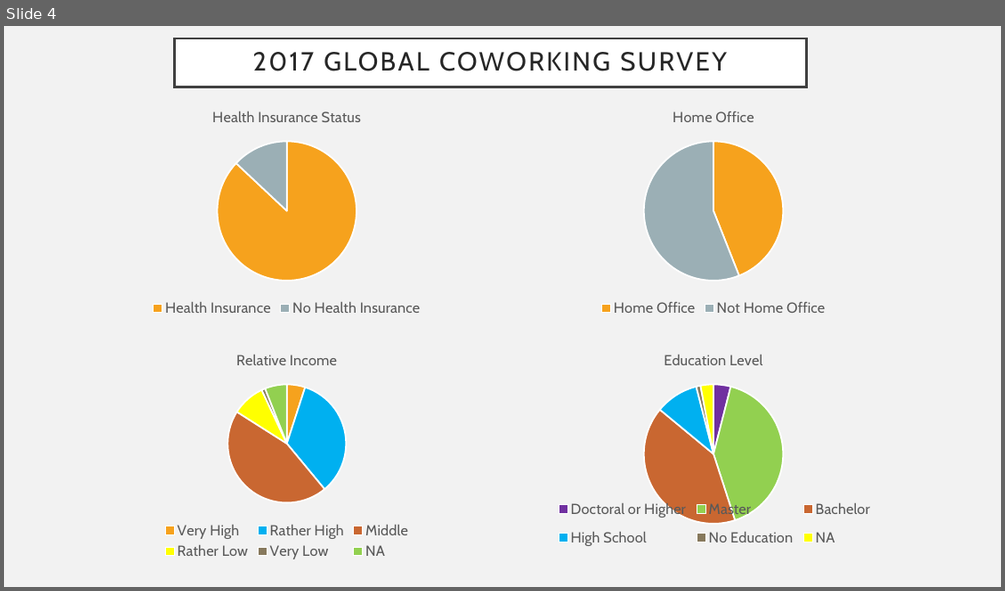
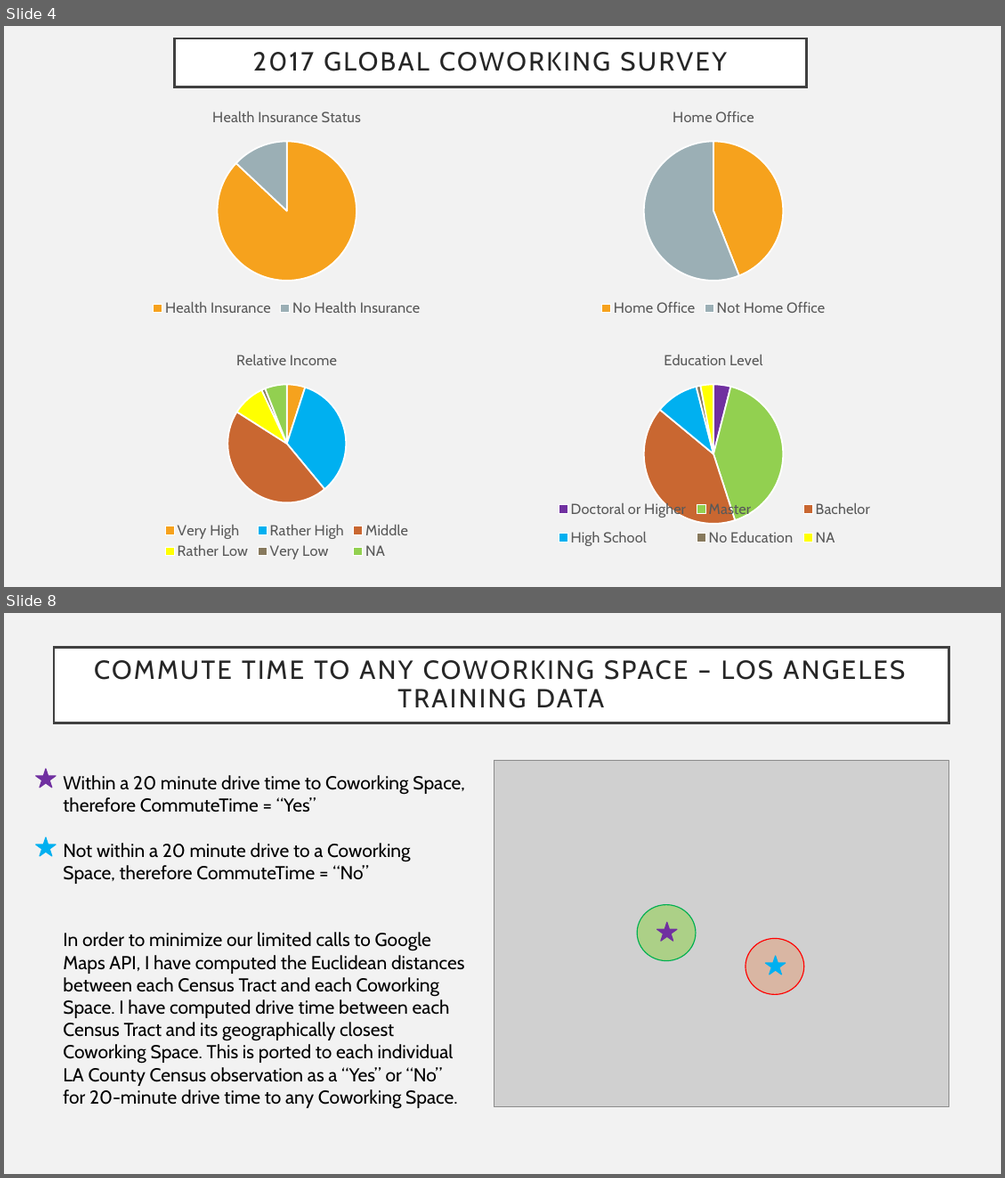
Before and after one commit to taylorhughes291/Coworking, a slide deck: Data/Springboard Deliverables/Coworking Presentation.pptx. Shown one above the other, each under a label of ours: slide 4 before the commit, slides 4 and 8 after it; the slides between them are not shown. The pictures are 1005x591 and 1005x1178 pixels, drawn with LibreOffice and Linux fonts; fonts in the diff are those of the drawing; grey boxes stand for pictures. Boxes give left, top, right and bottom in pixels: in the first picture for what was removed or moved away, otherwise in the second. Text is boxed around its words. In the diff, an @@ line names an element or a change of style, - is before the commit and + after.

```diff
--- a/Data/Springboard Deliverables/Coworking Presentation.pptx
+++ b/Data/Springboard Deliverables/Coworking Presentation.pptx
@@ slide 8 added at [4,613,1001,1174], background #F2F2F2 @@
@@ title added at [54,648,949,723], fill #FFFFFF, outline #404040 2.5 pt, 25.2 pt, text #262626 @@
+COMMUTE TIME TO ANY COWORKING SPACE – LOS ANGELES TRAINING DATA
@@ star added at [35,769,56,787], fill #7030A0, outline #7030A0 1 pt @@
@@ picture added at [494,760,948,1107] @@
@@ text added at [63,775,465,1109], 18 pt, text #000000 @@
+Within a 20 minute drive time to Coworking Space, therefore CommuteTime = “Yes”
+Not within a 20 minute drive to a Coworking Space, therefore CommuteTime = “No”
+In order to minimize our limited calls to Google Maps API, I have computed the Euclidean distances between each Census Tract and each Coworking Space. I have computed drive time between each Census Tract and its geographically closest Coworking Space. This is ported to each individual LA County Census observation as a “Yes” or “No” for 20-minute drive time to any Coworking Space.
@@ star added at [35,837,56,856], fill #00B0F0, outline #00B0F0 1 pt @@
@@ ellipse added at [638,905,696,961], fill #92D050 at 57% opacity, outline #00B050 1 pt @@
@@ star added at [657,922,677,941], fill #7030A0, outline #7030A0 1 pt @@
@@ ellipse added at [745,938,804,995], fill #E0A382 at 57% opacity, outline #FF0000 1 pt @@
@@ star added at [765,956,785,974], fill #00B0F0, outline #00B0F0 1 pt @@
```
Also in this commit, not shown: 3 other slides added.
